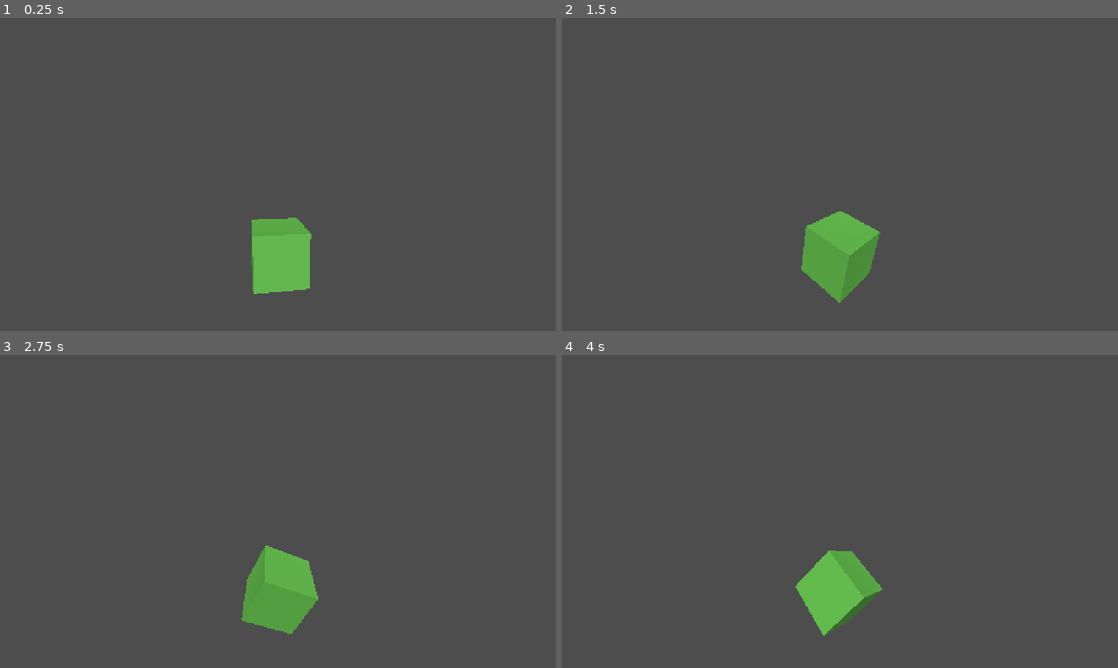
Above: before the commit, frames 1-4 (two rows, left to right).
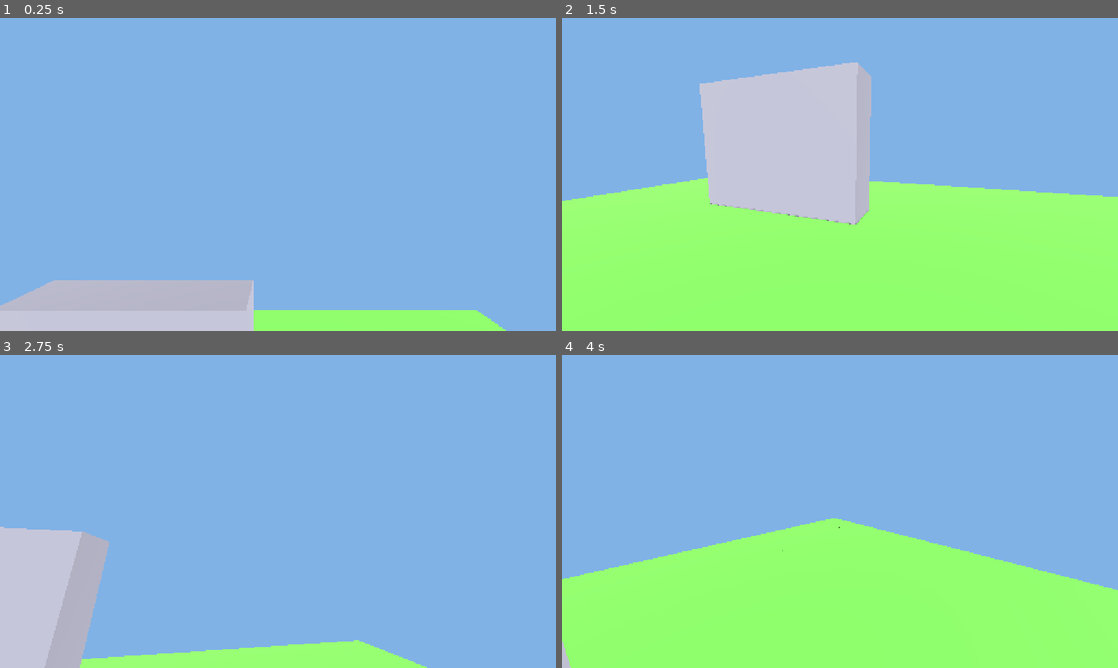
Above: after the commit, the same moments.

Repository: donth77/vibezcraft
Game: Godot game, scene res://main.tscn
Same seed, same stepped clock (60 frames per second), same inputs: the game is played once before the commit and once after it.
Inputs (mouse positions are in pixels of both pictures, inside the frame that each line leads up to):
- Up to frame 1 (0.25 s): no input
- Up to frame 2 (1.5 s): tap Enter at 0.5 s; move the mouse to (962, 158) at 0.52 s; hold D (move_right, bound only after the commit) 0.53-1.25 s; hold Shift (sneak, bound only after the commit) 0.53-1.25 s; click (962, 158) at 0.67 s; tap Space (jump, bound only after the commit) at 0.77, 0.8, 1.07 s; drag from (728, 190) to (812, 237) at 1.27 s
- Up to frame 3 (2.75 s): move the mouse to (333, 442) at 2.02 s; hold D (move_right, bound only after the commit) from 2.03 s (still down); hold Shift (sneak, bound only after the commit) from 2.03 s (still down); click (333, 442) at 2.17 s; tap Space (jump, bound only after the commit) at 2.3 s
- Up to frame 4 (4 s): release D (move_right, bound only after the commit) at 2.75 s; release Shift (sneak, bound only after the commit) at 2.75 s; drag from (812, 574) to (673, 464) at 2.77 s; move the mouse to (1006, 558) at 3.52 s; hold A (move_left, bound only after the commit) from 3.53 s (still down); tap Ctrl at 3.6 s; click (1006, 558) at 3.67 s; tap Space (jump, bound only after the commit) at 3.77, 3.8 s

The runs differ from the first frame. In frame 1, 100% of the frame differs, in the area x 0-100%, y 0-100%; in frame 2, 100%; in frame 3, 100%; in frame 4, 100%.

Commit message:
feat: phase 1 — first-person controller on test platform
Implements implementationplan.md §3:
- CharacterBody3D player with WASD walk, mouse-look, jump, gravity, sneak
  - Walk 4.317 m/s, sneak 1.295 m/s, jump 8.0 m/s, gravity -32 m/s²
  - Pitch clamped to ±89°, mouse-capture toggle on Escape
  - Sneak supports hold (default) or toggle via @export var
- 16x16 grass platform with a 3-tall stone wall and a 2-step staircase for collision testing
- InputActions registers default keybindings via InputMap API on Game autoload _ready
- 6/6 GUT tests pass; gdformat + gdlint clean

Removes the Phase 0 spinning cube placeholder.

Diff:
--- a/main.tscn
+++ b/main.tscn
@@ -1,25 +1,25 @@
 [gd_scene load_steps=4 format=3]
 
-[ext_resource type="Script" path="res://scripts/dev/cube_spinner.gd" id="1_spin"]
+[ext_resource type="PackedScene" path="res://scenes/player/player.tscn" id="1_player"]
+[ext_resource type="PackedScene" path="res://scenes/world/test_platform.tscn" id="2_platform"]
 
-[sub_resource type="BoxMesh" id="BoxMesh_cube"]
-
-[sub_resource type="StandardMaterial3D" id="Mat_cube"]
-albedo_color = Color(0.4, 0.78, 0.3, 1)
-roughness = 0.85
+[sub_resource type="Environment" id="Env_main"]
+background_mode = 1
+background_color = Color(0.5, 0.7, 0.9, 1)
+ambient_light_source = 2
+ambient_light_color = Color(1, 1, 1, 1)
+ambient_light_energy = 0.4
 
 [node name="Main" type="Node3D"]
 
-[node name="Camera3D" type="Camera3D" parent="."]
-transform = Transform3D(1, 0, 0, 0, 1, 0, 0, 0, 1, 0, 1.5, 4)
+[node name="WorldEnvironment" type="WorldEnvironment" parent="."]
+environment = SubResource("Env_main")
 
 [node name="DirectionalLight3D" type="DirectionalLight3D" parent="."]
-transform = Transform3D(1, 0, 0, 0, 0.866, 0.5, 0, -0.5, 0.866, 0, 5, 0)
+transform = Transform3D(0.866, -0.25, 0.433, 0, 0.866, 0.5, -0.5, -0.433, 0.75, 0, 10, 0)
 shadow_enabled = true
 
-[node name="WorldEnvironment" type="WorldEnvironment" parent="."]
+[node name="Platform" parent="." instance=ExtResource("2_platform")]
 
-[node name="Cube" type="MeshInstance3D" parent="."]
-mesh = SubResource("BoxMesh_cube")
-material_override = SubResource("Mat_cube")
-script = ExtResource("1_spin")
+[node name="Player" parent="." instance=ExtResource("1_player")]
+transform = Transform3D(1, 0, 0, 0, 1, 0, 0, 0, 1, 8, 6, 8)
--- /dev/null
+++ b/scenes/player/player.tscn
@@ -0,0 +1,17 @@
+[gd_scene load_steps=3 format=3]
+
+[ext_resource type="Script" path="res://scripts/player/player.gd" id="1_player"]
+
+[sub_resource type="CapsuleShape3D" id="Capsule_player"]
+radius = 0.3
+height = 1.8
+
+[node name="Player" type="CharacterBody3D"]
+script = ExtResource("1_player")
+
+[node name="CollisionShape3D" type="CollisionShape3D" parent="."]
+shape = SubResource("Capsule_player")
+
+[node name="Camera3D" type="Camera3D" parent="."]
+transform = Transform3D(1, 0, 0, 0, 1, 0, 0, 0, 1, 0, 0.7, 0)
+fov = 70.0
--- /dev/null
+++ b/scenes/world/test_platform.tscn
@@ -0,0 +1,6 @@
+[gd_scene load_steps=2 format=3]
+
+[ext_resource type="Script" path="res://scripts/dev/build_test_platform.gd" id="1_platform"]
+
+[node name="TestPlatform" type="Node3D"]
+script = ExtResource("1_platform")
--- /dev/null
+++ b/scripts/dev/build_test_platform.gd
@@ -0,0 +1,56 @@
+extends Node3D
+
+# Hand-built 16x16 grass platform with a wall and a step for collision testing.
+# Replaced in Phase 2 by real chunk meshing.
+
+const PLATFORM_SIZE: int = 16
+
+var _block_mesh: BoxMesh
+var _block_shape: BoxShape3D
+var _grass_mat: StandardMaterial3D
+var _stone_mat: StandardMaterial3D
+
+
+func _ready() -> void:
+	_block_mesh = BoxMesh.new()
+	_block_mesh.size = Vector3.ONE
+	_block_shape = BoxShape3D.new()
+	_block_shape.size = Vector3.ONE
+	_grass_mat = _make_mat(Color(0.4, 0.78, 0.3))
+	_stone_mat = _make_mat(Color(0.5, 0.5, 0.55))
+	_build()
+
+
+func _build() -> void:
+	# 16x16 grass floor at y=0 (block centers at y=0; tops at y=0.5)
+	for x: int in range(PLATFORM_SIZE):
+		for z: int in range(PLATFORM_SIZE):
+			_spawn_block(Vector3(x, 0, z), _grass_mat)
+	# A 4-wide, 3-tall wall at x=4..7, z=4 — collision test
+	for y: int in range(1, 4):
+		for x: int in range(4, 8):
+			_spawn_block(Vector3(x, y, 4), _stone_mat)
+	# A small staircase at (10,1,10) → (11,2,11) — jump/step test
+	_spawn_block(Vector3(10, 1, 10), _stone_mat)
+	_spawn_block(Vector3(11, 1, 10), _stone_mat)
+	_spawn_block(Vector3(11, 2, 11), _stone_mat)
+
+
+func _make_mat(color: Color) -> StandardMaterial3D:
+	var mat := StandardMaterial3D.new()
+	mat.albedo_color = color
+	mat.roughness = 0.85
+	return mat
+
+
+func _spawn_block(pos: Vector3, mat: StandardMaterial3D) -> void:
+	var body := StaticBody3D.new()
+	body.position = pos
+	var mi := MeshInstance3D.new()
+	mi.mesh = _block_mesh
+	mi.material_override = mat
+	var col := CollisionShape3D.new()
+	col.shape = _block_shape
+	body.add_child(mi)
+	body.add_child(col)
+	add_child(body)
--- a/scripts/dev/cube_spinner.gd
+++ /dev/null
@@ -1,9 +0,0 @@
-extends MeshInstance3D
-
-@export var spin_speed_y: float = 0.6
-@export var spin_speed_x: float = 0.25
-
-
-func _process(delta: float) -> void:
-	rotate_y(delta * spin_speed_y)
-	rotate_x(delta * spin_speed_x)
--- a/scripts/game.gd
+++ b/scripts/game.gd
@@ -2,4 +2,5 @@
 
 
 func _ready() -> void:
+	InputActions.register_defaults()
 	print("[Game] autoload ready — Minecraft Alpha Clone")
--- /dev/null
+++ b/scripts/input_actions.gd
@@ -0,0 +1,24 @@
+class_name InputActions
+extends RefCounted
+
+# Registers the default keybindings via the InputMap API at runtime.
+# Phase 7 will swap this for a settings-backed remapping system.
+
+
+static func register_defaults() -> void:
+	_add("move_forward", KEY_W)
+	_add("move_back", KEY_S)
+	_add("move_left", KEY_A)
+	_add("move_right", KEY_D)
+	_add("jump", KEY_SPACE)
+	_add("sneak", KEY_SHIFT)
+	_add("pause", KEY_ESCAPE)
+
+
+static func _add(action: StringName, keycode: Key) -> void:
+	if InputMap.has_action(action):
+		return
+	InputMap.add_action(action)
+	var event := InputEventKey.new()
+	event.physical_keycode = keycode
+	InputMap.action_add_event(action, event)
--- /dev/null
+++ b/scripts/player/player.gd
@@ -0,0 +1,70 @@
+extends CharacterBody3D
+
+const WALK_SPEED: float = 4.317
+const SNEAK_SPEED: float = 1.295
+const JUMP_VELOCITY: float = 8.0
+const GRAVITY: float = -32.0
+const MOUSE_SENSITIVITY: float = 0.002
+const PITCH_LIMIT_DEG: float = 89.0
+
+@export var sneak_toggle: bool = false  # false = hold to sneak, true = press to toggle
+
+var _is_sneaking: bool = false
+
+@onready var _camera: Camera3D = $Camera3D
+
+
+func _ready() -> void:
+	Input.mouse_mode = Input.MOUSE_MODE_CAPTURED
+
+
+func _unhandled_input(event: InputEvent) -> void:
+	if event is InputEventMouseMotion and Input.mouse_mode == Input.MOUSE_MODE_CAPTURED:
+		_apply_mouse_motion(event)
+	elif event.is_action_pressed("pause"):
+		_toggle_mouse_capture()
+
+
+func _physics_process(delta: float) -> void:
+	if not is_on_floor():
+		velocity.y += GRAVITY * delta
+	if Input.is_action_just_pressed("jump") and is_on_floor():
+		velocity.y = JUMP_VELOCITY
+	_update_sneak()
+
+	var input_dir: Vector2 = Input.get_vector(
+		"move_left", "move_right", "move_forward", "move_back"
+	)
+	var direction: Vector3 = (transform.basis * Vector3(input_dir.x, 0, input_dir.y)).normalized()
+	var speed: float = SNEAK_SPEED if _is_sneaking else WALK_SPEED
+
+	if direction:
+		velocity.x = direction.x * speed
+		velocity.z = direction.z * speed
+	else:
+		velocity.x = move_toward(velocity.x, 0, speed)
+		velocity.z = move_toward(velocity.z, 0, speed)
+
+	move_and_slide()
+
+
+func _apply_mouse_motion(event: InputEventMouseMotion) -> void:
+	rotate_y(-event.relative.x * MOUSE_SENSITIVITY)
+	_camera.rotate_x(-event.relative.y * MOUSE_SENSITIVITY)
+	var pitch_limit: float = deg_to_rad(PITCH_LIMIT_DEG)
+	_camera.rotation.x = clamp(_camera.rotation.x, -pitch_limit, pitch_limit)
+
+
+func _toggle_mouse_capture() -> void:
+	if Input.mouse_mode == Input.MOUSE_MODE_CAPTURED:
+		Input.mouse_mode = Input.MOUSE_MODE_VISIBLE
+	else:
+		Input.mouse_mode = Input.MOUSE_MODE_CAPTURED
+
+
+func _update_sneak() -> void:
+	if sneak_toggle:
+		if Input.is_action_just_pressed("sneak"):
+			_is_sneaking = not _is_sneaking
+	else:
+		_is_sneaking = Input.is_action_pressed("sneak")
--- /dev/null
+++ b/tests/test_player.gd
@@ -0,0 +1,28 @@
+extends GutTest
+
+
+func test_input_actions_register() -> void:
+	InputActions.register_defaults()
+	for action: String in [
+		"move_forward", "move_back", "move_left", "move_right", "jump", "sneak", "pause"
+	]:
+		assert_true(InputMap.has_action(action), "%s registered" % action)
+
+
+func test_player_scene_instantiates_as_character_body() -> void:
+	var packed: PackedScene = load("res://scenes/player/player.tscn") as PackedScene
+	assert_not_null(packed, "player.tscn loads")
+	var inst: Node = packed.instantiate()
+	assert_not_null(inst, "player instantiates")
+	assert_true(inst is CharacterBody3D, "player is CharacterBody3D")
+	assert_not_null(inst.get_node_or_null("Camera3D"), "player has Camera3D child")
+	assert_not_null(inst.get_node_or_null("CollisionShape3D"), "player has CollisionShape3D child")
+	inst.queue_free()
+
+
+func test_test_platform_scene_instantiates() -> void:
+	var packed: PackedScene = load("res://scenes/world/test_platform.tscn") as PackedScene
+	assert_not_null(packed, "test_platform.tscn loads")
+	var inst: Node = packed.instantiate()
+	assert_not_null(inst, "platform instantiates")
+	inst.queue_free()
Not shown, added: scripts/dev/build_test_platform.gd.uid
Not shown, removed: scripts/dev/cube_spinner.gd.uid
Not shown, added: scripts/input_actions.gd.uid
Not shown, added: scripts/player/player.gd.uid
Not shown, added: tests/test_player.gd.uid
